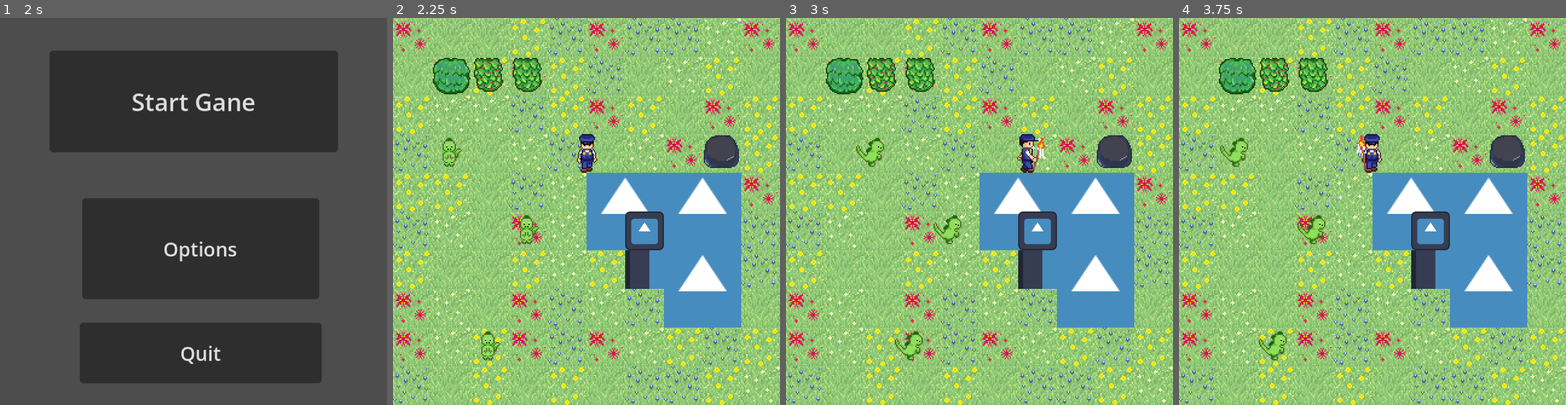
Above: before the commit, frames 1-4 (left to right).
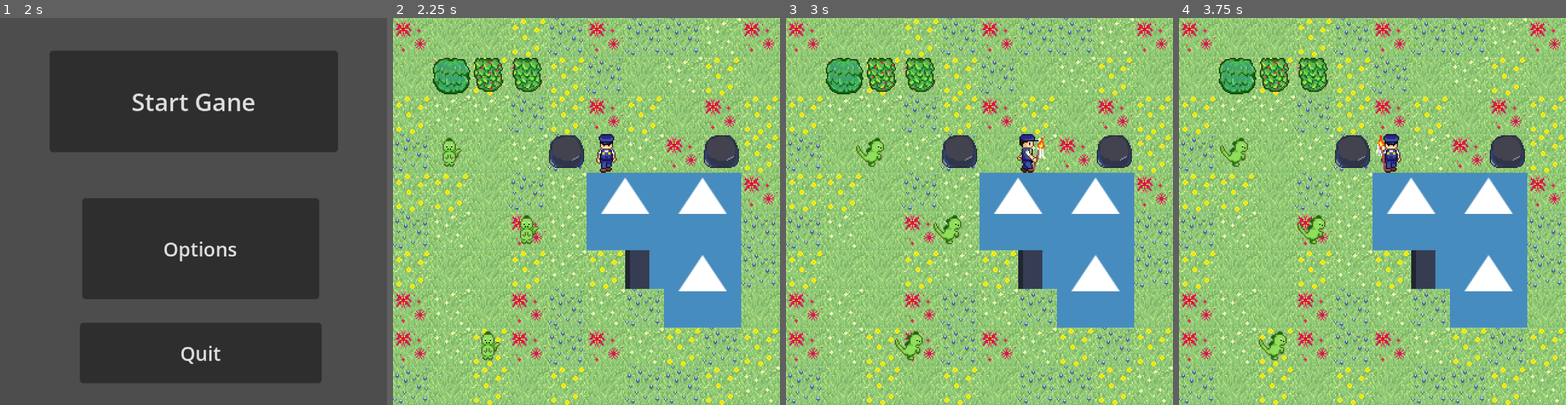
Above: after the commit, the same moments.

Repository: EricZhou-Krey/dino_die
Game: Godot game, scene res://scenes/main_menu.tscn
Two runs of this game, one before a commit and one after it. Both use one fixed random seed, a clock stepped at 60 frames per second and the inputs below. The engine's default icon, where the game draws it, is replaced by a stand-in: a white triangle on a blue panel in a dark square.
Inputs:
- Up to frame 1 (2 s): click "Options" at 0.5 s; click "back" at 1.25 s
- Up to frame 2 (2.25 s): click "Start Gane" at 2 s
- Up to frame 3 (3 s): tap Enter at 2.75 s; hold D (right) from 2.78 s (still down); hold Q (change_tool) from 2.78 s (still down)
- Up to frame 4 (3.75 s): tap R (reset) at 3.5 s; release D (right) at 3.53 s; release Q (change_tool) at 3.53 s; hold S (down) from 3.53 s (still down); tap Z (undo) at 3.6 s

Frame 1 is identical in both runs. In frame 2, 2.0% of the frame differs, in the area x 40-70%, y 30-60%; in frame 3, 1.3%; in frame 4, 2.0%.

Commit message:
dino can't see over elevation

Diff:
--- a/scenes/example_level.tscn
+++ b/scenes/example_level.tscn
@@ -1,13 +1,12 @@
-[gd_scene format=3 uid="uid://j1r31cjq4isl"]
+[gd_scene load_steps=14 format=3 uid="uid://j1r31cjq4isl"]
 
 [ext_resource type="Texture2D" uid="uid://cfidoaxoxictl" path="res://assets/Grass/GrassBackground.png" id="1_0xorp"]
 [ext_resource type="Texture2D" uid="uid://cy0civb02g1it" path="res://icon.svg" id="2_qeegb"]
-[ext_resource type="Script" uid="uid://e06xkrogl146" path="res://scripts/level_grid.gd" id="2_st301"]
+[ext_resource type="Script" path="res://scripts/level_grid.gd" id="2_st301"]
 [ext_resource type="Texture2D" uid="uid://cxf47gxl24cte" path="res://assets/Grass/Blood.png" id="3_csmf4"]
 [ext_resource type="PackedScene" uid="uid://c26tjy751s1fy" path="res://scenes/player.tscn" id="3_l43yc"]
 [ext_resource type="PackedScene" uid="uid://6crmo5mk05xo" path="res://scenes/rock.tscn" id="4_1j85w"]
 [ext_resource type="PackedScene" uid="uid://c43fg4m4xmkc2" path="res://scenes/bush.tscn" id="7_m75qw"]
-[ext_resource type="PackedScene" uid="uid://boso60q5juoey" path="res://scenes/water.tscn" id="8_dlmi6"]
 [ext_resource type="PackedScene" uid="uid://b6ftjaacs6inm" path="res://scenes/dino.tscn" id="9_upcb7"]
 
 [sub_resource type="TileSetAtlasSource" id="TileSetAtlasSource_wlxdp"]
@@ -110,44 +109,43 @@
 tile_size = Vector2i(32, 32)
 sources/0 = SubResource("TileSetAtlasSource_1no68")
 
-[node name="ExampleLevel" type="Node2D" unique_id=437567749]
+[node name="ExampleLevel" type="Node2D"]
 
-[node name="LevelGrid" type="TileMap" parent="." unique_id=1713193198]
+[node name="LevelGrid" type="TileMap" parent="."]
 tile_set = SubResource("TileSet_wdgno")
 format = 2
 layer_0/tile_data = PackedInt32Array(1, 1, 0, 0, 262145, 0, 2, 1, 0, 3, 196609, 0, 4, 131073, 0, 65541, 131073, 0, 1310 …(1636 unchanged characters)…
 script = ExtResource("2_st301")
 
-[node name="BloodGrid" type="TileMap" parent="." unique_id=1412101781]
+[node name="BloodGrid" type="TileMap" parent="."]
 tile_set = SubResource("TileSet_lym4q")
-rendering_quadrant_size = 32
 format = 2
 
-[node name="Water" parent="." unique_id=1142292084 instance=ExtResource("8_dlmi6")]
-position = Vector2(208, 176)
-
-[node name="Bush" parent="." unique_id=370492842 instance=ExtResource("7_m75qw")]
+[node name="Bush" parent="." instance=ExtResource("7_m75qw")]
 position = Vector2(48, 48)
 
-[node name="Bush2" parent="." unique_id=1989704409 instance=ExtResource("7_m75qw")]
+[node name="Bush2" parent="." instance=ExtResource("7_m75qw")]
 position = Vector2(80, 48)
 
-[node name="Bush3" parent="." unique_id=1708155634 instance=ExtResource("7_m75qw")]
+[node name="Bush3" parent="." instance=ExtResource("7_m75qw")]
 position = Vector2(112, 48)
 
-[node name="Player" parent="." unique_id=1341369538 instance=ExtResource("3_l43yc")]
-position = Vector2(160, 112)
+[node name="Player" parent="." instance=ExtResource("3_l43yc")]
+position = Vector2(176, 112)
 
-[node name="Rock" parent="." unique_id=1597996815 instance=ExtResource("4_1j85w")]
+[node name="Rock" parent="." instance=ExtResource("4_1j85w")]
 position = Vector2(272, 112)
 
-[node name="Dino" parent="." unique_id=58734462 instance=ExtResource("9_upcb7")]
+[node name="Rock2" parent="." instance=ExtResource("4_1j85w")]
+position = Vector2(144, 112)
+
+[node name="Dino" parent="." instance=ExtResource("9_upcb7")]
 position = Vector2(112, 176)
 
-[node name="Dino2" parent="." unique_id=25289080 instance=ExtResource("9_upcb7")]
+[node name="Dino2" parent="." instance=ExtResource("9_upcb7")]
 position = Vector2(48, 112)
 dino_size = 1
 
-[node name="Dino3" parent="." unique_id=1303006827 instance=ExtResource("9_upcb7")]
+[node name="Dino3" parent="." instance=ExtResource("9_upcb7")]
 position = Vector2(80, 272)
 dino_size = 2
--- a/scenes/main_menu.tscn
+++ b/scenes/main_menu.tscn
@@ -1,8 +1,8 @@
-[gd_scene format=3 uid="uid://b30qd50q2sbod"]
+[gd_scene load_steps=2 format=3 uid="uid://b30qd50q2sbod"]
 
-[ext_resource type="Script" uid="uid://bwdt88ystkecx" path="res://scripts/main_menu.gd" id="1_l6cm7"]
+[ext_resource type="Script" path="res://scripts/main_menu.gd" id="1_l6cm7"]
 
-[node name="MainMenu" type="Control" unique_id=228010420]
+[node name="MainMenu" type="Control"]
 layout_mode = 3
 anchors_preset = 15
 anchor_right = 1.0
@@ -11,7 +11,7 @@
 grow_vertical = 2
 script = ExtResource("1_l6cm7")
 
-[node name="Start" type="Button" parent="." unique_id=616104210]
+[node name="Start" type="Button" parent="."]
 layout_mode = 1
 anchors_preset = -1
 anchor_left = 0.5
@@ -27,7 +27,7 @@
 theme_override_font_sizes/font_size = 20
 text = "Start Gane"
 
-[node name="Options" type="Button" parent="." unique_id=2124310560]
+[node name="Options" type="Button" parent="."]
 layout_mode = 1
 anchors_preset = 8
 anchor_left = 0.5
@@ -42,7 +42,7 @@
 grow_vertical = 2
 text = "Options"
 
-[node name="Quit" type="Button" parent="." unique_id=1911426428]
+[node name="Quit" type="Button" parent="."]
 layout_mode = 1
 anchors_preset = 8
 anchor_left = 0.5
--- a/scenes/museum.tscn
+++ b/scenes/museum.tscn
@@ -90,20 +90,20 @@
 [sub_resource type="TileSet" id="TileSet_kf0j1"]
 sources/0 = SubResource("TileSetAtlasSource_5qjhm")
 
-[node name="Museum" type="Node2D" unique_id=1267609317]
+[node name="Museum" type="Node2D"]
 
-[node name="MuseumScroll" type="Node2D" parent="." unique_id=200409144]
+[node name="MuseumScroll" type="Node2D" parent="."]
 position = Vector2(0, 64)
 script = ExtResource("1_5qjhm")
 metadata/_custom_type_script = "uid://bjfdckwepg6uu"
 
-[node name="AnimatedSprite2D" type="AnimatedSprite2D" parent="MuseumScroll" unique_id=1170232287]
+[node name="AnimatedSprite2D" type="AnimatedSprite2D" parent="MuseumScroll"]
 sprite_frames = SubResource("SpriteFrames_ni2ep")
 
-[node name="TileMap" type="TileMap" parent="." unique_id=2121417074]
+[node name="TileMap" type="TileMap" parent="."]
 tile_set = SubResource("TileSet_kf0j1")
 format = 2
 
-[node name="Player" parent="." unique_id=1095699345 instance=ExtResource("3_kf0j1")]
+[node name="Player" parent="." instance=ExtResource("3_kf0j1")]
 position = Vector2(96, 64)
 script = ExtResource("4_4kxtc")
--- a/scenes/player.tscn
+++ b/scenes/player.tscn
@@ -419,20 +419,20 @@
 "speed": 5.0
 }]
 
-[node name="Player" type="Node2D" unique_id=1095699345]
+[node name="Player" type="Node2D"]
 script = ExtResource("1_iw3mo")
 starting_tools = Array[String](["Hand", "Torch", "Bucket"])
 sprite_sheet_offsets = Array[int]([0, 6, 12])
 
-[node name="AnimatedSprite2D" type="AnimatedSprite2D" parent="." unique_id=1648616937]
+[node name="AnimatedSprite2D" type="AnimatedSprite2D" parent="."]
 sprite_frames = SubResource("SpriteFrames_3aw3n")
 
-[node name="Hand" type="Node2D" parent="." unique_id=1626373812]
+[node name="Hand" type="Node2D" parent="."]
 script = ExtResource("3_i5ptl")
 
-[node name="Torch" type="Node2D" parent="." unique_id=586759089]
+[node name="Torch" type="Node2D" parent="."]
 script = ExtResource("3_78i0y")
 
-[node name="Bucket" type="Node2D" parent="." unique_id=333156895]
+[node name="Bucket" type="Node2D" parent="."]
 script = ExtResource("5_qlg0r")
 metadata/_custom_type_script = "uid://bctwg8a0r8wat"
--- a/scripts/entity/dino.gd
+++ b/scripts/entity/dino.gd
@@ -78,7 +78,6 @@
 	for direction in directions:
 		var seen_entity = check_sight_direction(direction)
 		if seen_entity is Bush and seen_entity.bush_state == seen_entity.State.BURNING:
-			print("moving away fire")
 			_set_facing_direction(-direction)
 		if seen_entity is Dino and seen_entity.dino_size == Size.SMALL and dino_size != Size.SMALL:
 			_set_facing_direction(direction)
@@ -97,6 +96,8 @@
 		if tile_data == null:
 			return null
 		else:
+			if tile_data.get_custom_data("height") != height:
+				return null
 			var entities_at_target = levelgrid.get_entities_at_tile(target_tile)
 			for entity in entities_at_target:
 				if entity !=null:
Not shown: 1 places in scenes/museum.tscn that only renumber resources
Not shown: 1 places in scenes/player.tscn that only renumber resources
